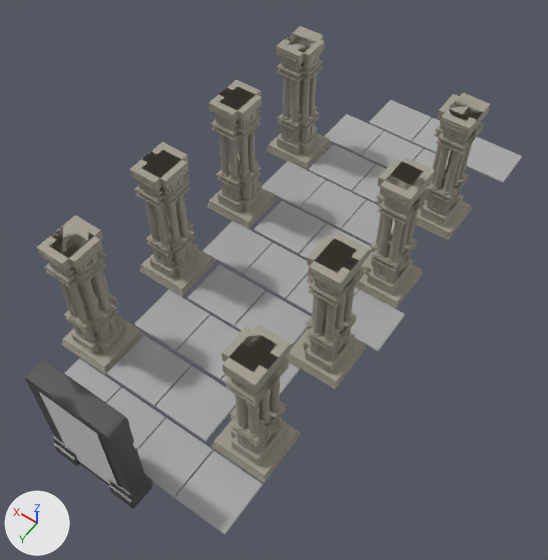
Before and after pictures for a commit that changed the FBX model Gamejam/Assets/Models/Temple/Gate.fbx.
Rendered twice from a 50 mm camera at (-4.09, 12.44, 13.41) aimed at (1.65, 4.42, 0.8). The axes (+X, +Y, +Z) are drawn at lower left. The lights are the same throughout. Where no turn or scale is listed for an object, it has been applied to the vertices.

The first picture shows 'Floor', 'Gate', 'Gate_Backdrop', 'Pillars'.
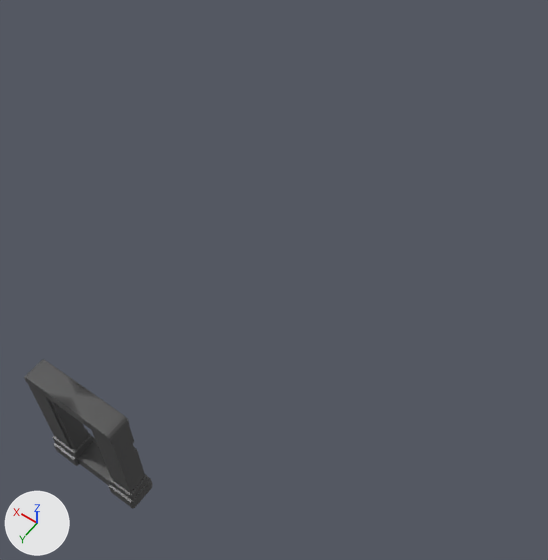
What the commit changed:
Object 'Gate_Backdrop' (ob_gate_backdrop) is deleted.
Object 'Pillars' (ob_pillars) is deleted.
Object 'Floor' (ob_floor) is deleted.

What differs and where, as boxes [x1, y1, x2, y2] in the pictures (548 x 560 px):
'Pillars', deleted: before [37, 26, 490, 483]
'Floor', deleted: before [65, 100, 522, 535]
'Gate_Backdrop', deleted: before [39, 392, 117, 484]
